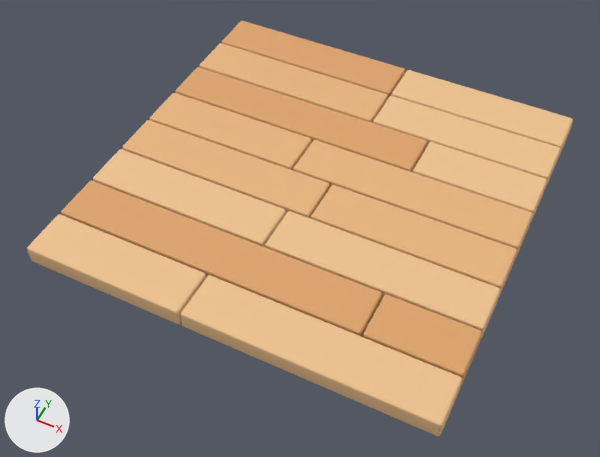
What one commit did to the glTF model assets/custom/models/floor-planks.glb.
Both versions are drawn from a camera (50 mm lens) standing at (1.21, -2.63, 2.96) and looking at (-0.02, -0.18, -0.09). The axes (+X, +Y, +Z) are drawn at lower left. The lights are the same throughout. The older version comes first. Vertices at exactly the same position are counted once.

In view in the first picture: 'floor-planks'.
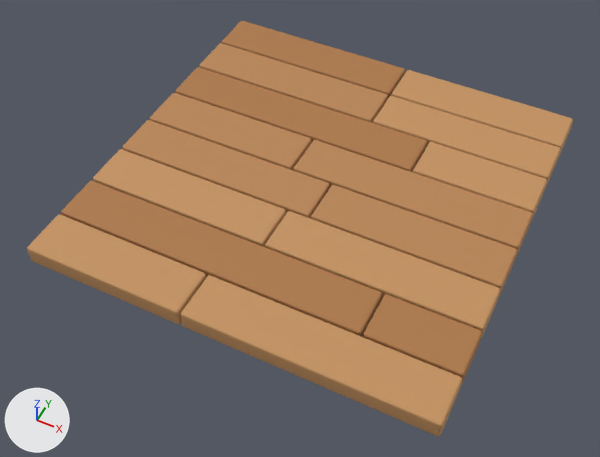
Edits to the bpy script that builds the scene:
```text
Add mat_paint:
    mat_paint = bpy.data.materials.new('paint')
    mat_paint.use_nodes = True; mat_paint.node_tree.nodes.clear()
    _N = mat_paint.node_tree.nodes; _L = mat_paint.node_tree.links
    n0 = _N.new('ShaderNodeBsdfPrincipled'); n0.name = 'Principled BSDF'
    n0.inputs[2].default_value = 0.72  # 'Roughness'
    n1 = _N.new('ShaderNodeOutputMaterial'); n1.name = 'Material Output'
    n2 = _N.new('ShaderNodeVertexColor'); n2.name = 'Color Attribute'
    _L.new(n0.outputs[0], n1.inputs[0])  # 'BSDF' to 'Surface'
    _L.new(n2.outputs[0], n0.inputs[0])  # 'Color' to 'Base Color'
Change me_floor_planks:
    where me_floor_planks.from_pydata(...)  # 896 vertices, 1728 faces; spans x -1.0..1.0, y -1.0..1.0, z 0.0..0.1
    me_floor_planks part 1: the loose piece of 56 vertices spanning x 0.06..1.0, y 0.5..0.75, z 0.0..0.1 is scaled about its middle by (1.12, 1, 1), then moved by (-1.0, 0.25, 0.0)
    me_floor_planks part 2: the loose piece of 56 vertices spanning x 0.38..1.0, y 0.25..0.5, z 0.0..0.1 is scaled about its middle by (1.53, 1, 1), then moved by (-0.16, 0.25, 0.0)
    me_floor_planks part 3: the loose piece of 56 vertices spanning x -0.04..1.0, y -0.5..-0.25, z 0.0..0.1 is moved by (-0.95, 1.0, 0.0)
    me_floor_planks part 4: the loose piece of 56 vertices spanning x -1.0..-0.05, y -0.5..-0.25, z 0.0..0.1 is scaled about its middle by (0.644, 1, 1), then moved by (1.21, 0.75, 0.0)
    me_floor_planks part 5: the loose piece of 56 vertices spanning x -0.18..1.0, y -1.0..-0.75, z 0.0..0.1 is scaled about its middle by (1.17, 1, 1), then moved by (-0.72, 1.25, 0.0)
    me_floor_planks part 6: the loose piece of 56 vertices spanning x -1.0..-0.19, y -1.0..-0.75, z 0.0..0.1 is scaled about its middle by (1.43, 1, 1), then moved by (1.01, 1.0, 0.0)
    me_floor_planks part 7: the loose piece of 56 vertices spanning x -1.0..0.05, y 0.75..1.0, z 0.0..0.1 is scaled about its middle by (0.794, 1, 1), then moved by (-0.11, -0.75, 0.0)
    me_floor_planks part 8: the loose piece of 56 vertices spanning x -1.0..0.37, y 0.25..0.5, z 0.0..0.1 is scaled about its middle by (0.674, 1, 1), then moved by (0.84, -0.5, 0.0)
    me_floor_planks part 9: the loose piece of 56 vertices spanning x -1.0..0.55, y -0.75..-0.5, z 0.0..0.1 is scaled about its middle by (0.671, 1, 1), then moved by (0.7, 0.25, 0.0)
    me_floor_planks part 10: the loose piece of 56 vertices spanning x -1.0..0.05, y 0.5..0.75, z 0.0..0.1 is scaled about its middle by (0.899, 1, 1), then moved by (-0.05, -1.0, 0.0)
    me_floor_planks part 11: the loose piece of 56 vertices spanning x -0.15..1.0, y 0.0..0.25, z 0.0..0.1 is scaled about its middle by (0.378, 1, 1), then moved by (0.35, -0.75, 0.0)
    me_floor_planks part 12: the loose piece of 56 vertices spanning x -1.0..-0.16, y 0.0..0.25, z 0.0..0.1 is scaled about its middle by (1.86, 1, 1), then moved by (0.35, -0.75, 0.0)
    me_floor_planks part 13: the loose piece of 56 vertices spanning x 0.07..1.0, y -0.25..0.0, z 0.0..0.1 is scaled about its middle by (1.27, 1, 1), then moved by (-0.12, -0.75, 0.0)
    me_floor_planks part 14: the loose piece of 56 vertices spanning x -1.0..0.06, y -0.25..0.0, z 0.0..0.1 is scaled about its middle by (0.761, 1, 1), then moved by (-0.12, -0.75, 0.0)
    me_floor_planks part 15: 28 of the vertices in x 0.55..0.57, y -0.75..-0.5, z 0.0..0.1 are moved by (-1.55, 0.5, 0.0)
    me_floor_planks part 16: 28 of the vertices in x 0.98..1.0, y -0.75..-0.5, z 0.0..0.1 are moved by (-0.94, 0.5, 0.0)
    me_floor_planks part 17: all 756 faces that had it switch from mat_floor_plank_c (beige #f0c38f) to mat_paint
    me_floor_planks part 18: all 432 faces that had it switch from mat_floor_plank_b (orange #dfa56c) to mat_paint
    me_floor_planks part 19: all 540 faces that had it switch from mat_floor_plank_a (beige #e9b67e) to mat_paint
    me_floor_planks part 20: vertex colours changed
```

Changed parts and their boxes [x1, y1, x2, y2] in the pictures (600 x 457 px; the box of a moved part takes in the faces that stretch with it):
part 1 of me_floor_planks, moved or reshaped: before [373, 96, 561, 188]; after [222, 21, 405, 98]
part 2 of me_floor_planks, moved or reshaped: before [413, 142, 547, 222]; after [373, 96, 561, 188]
part 3 of me_floor_planks, moved or reshaped: before [265, 211, 500, 339]; after [199, 43, 388, 123]
part 4 of me_floor_planks, moved or reshaped: before [93, 149, 286, 247]; after [413, 142, 547, 222]
part 5 of me_floor_planks, moved or reshaped: before [181, 275, 462, 436]; after [175, 67, 427, 172]
part 6 of me_floor_planks, moved or reshaped: before [27, 214, 206, 324]; after [293, 140, 533, 257]
part 7 of me_floor_planks, moved or reshaped: before [222, 21, 405, 98]; after [150, 93, 312, 170]
part 8 of me_floor_planks, moved or reshaped: before [175, 67, 427, 172]; after [311, 185, 517, 297]
part 9 of me_floor_planks, moved or reshaped: before [61, 181, 382, 337]; after [265, 211, 500, 339]
part 10 of me_floor_planks, moved or reshaped: before [199, 43, 388, 123]; after [93, 149, 286, 247]
part 11 of me_floor_planks, moved or reshaped: before [293, 140, 533, 257]; after [363, 294, 482, 385]
part 12 of me_floor_planks, moved or reshaped: before [150, 93, 312, 170]; after [61, 181, 382, 337]
part 13 of me_floor_planks, moved or reshaped: before [311, 185, 517, 297]; after [181, 275, 462, 436]
part 14 of me_floor_planks, moved or reshaped: before [122, 120, 330, 218]; after [27, 214, 206, 324]
part 15 of me_floor_planks, moved or reshaped: before [363, 294, 387, 338]; after [122, 120, 148, 149]
part 16 of me_floor_planks, moved or reshaped: before [365, 294, 482, 385]; after [123, 120, 330, 218]
part 17 of me_floor_planks, recoloured (beige to orange): before [27, 70, 573, 436]; after [175, 21, 573, 257]
part 18 of me_floor_planks, recoloured: before [61, 21, 482, 385]; after [122, 93, 517, 339]
part 19 of me_floor_planks, recoloured: before [122, 43, 533, 297]; after [27, 149, 482, 436]
